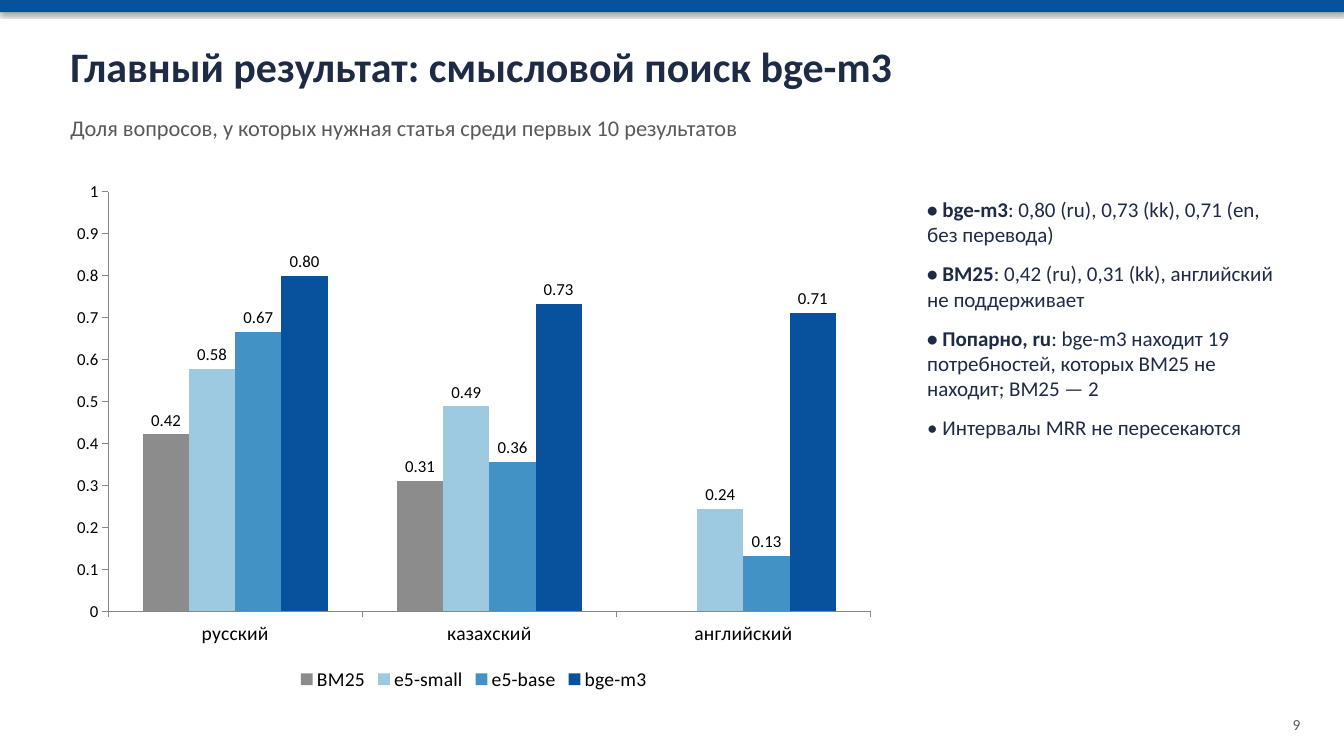
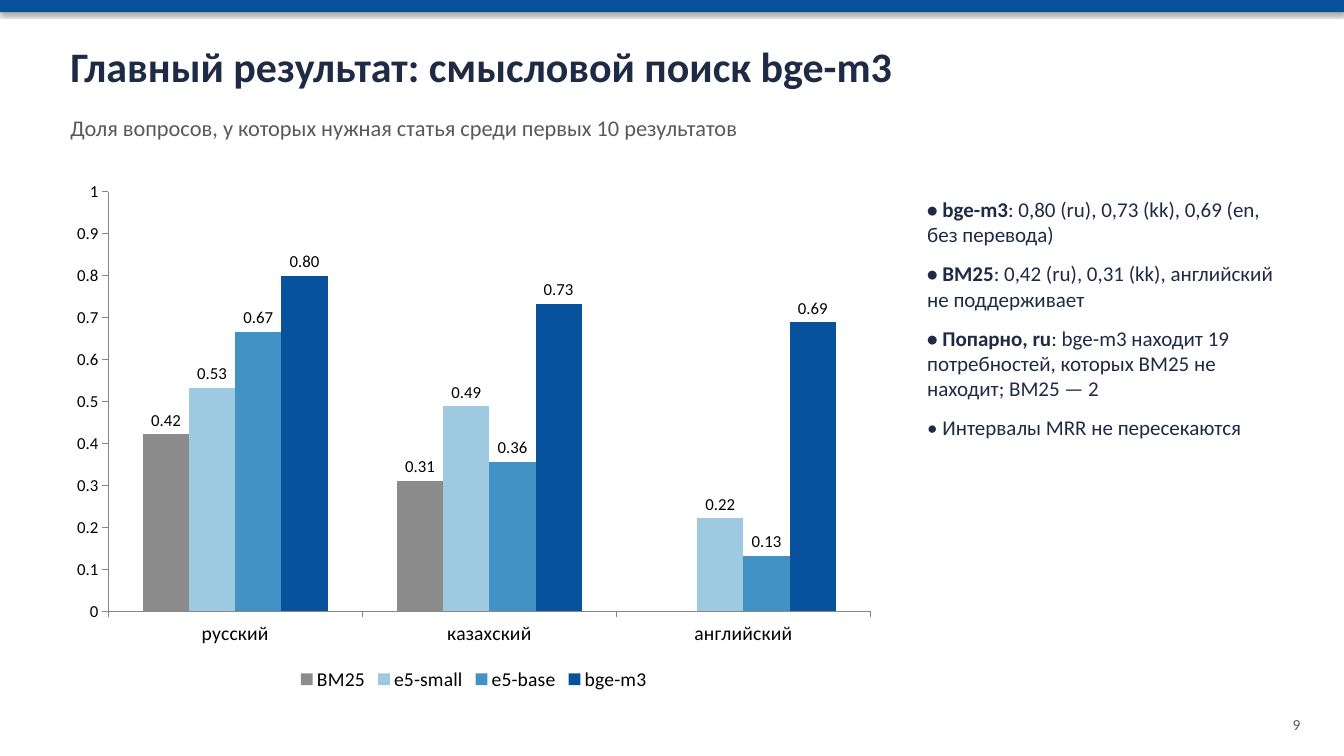
Before and after one commit to Alishershayakhmetov/legal_search, a slide deck: slide 9 of report/Презентация_Поиск_по_законодательству_РК.pptx. Drawn at 1344x756 pixels with LibreOffice and Linux fonts; fonts in the diff are those of the drawing. Boxes give left, top, right and bottom in pixels: in the first picture for what was removed or moved away, otherwise in the second. Text is boxed around its words. In the diff, an @@ line names an element or a change of style, - is before the commit and + after.

```diff
--- a/report/Презентация_Поиск_по_законодательству_РК.pptx
+++ b/report/Презентация_Поиск_по_законодательству_РК.pptx
@@ column chart at bbox=[60, 171, 887, 696] @@
@@ e5-small, русский: 0.58 to 0.53 @@
@@ e5-small, английский: 0.24 to 0.22 @@
@@ bge-m3, английский: 0.71 to 0.69 @@
@@ text at bbox=[927, 202, 1260, 246]: text changed @@
-• bge-m3: 0,80 (ru), 0,73 (kk), 0,71 (en, без перевода)
+• bge-m3: 0,80 (ru), 0,73 (kk), 0,69 (en, без перевода)
```
Also in this commit, not shown: 3 other slides changed, 25 other files.
